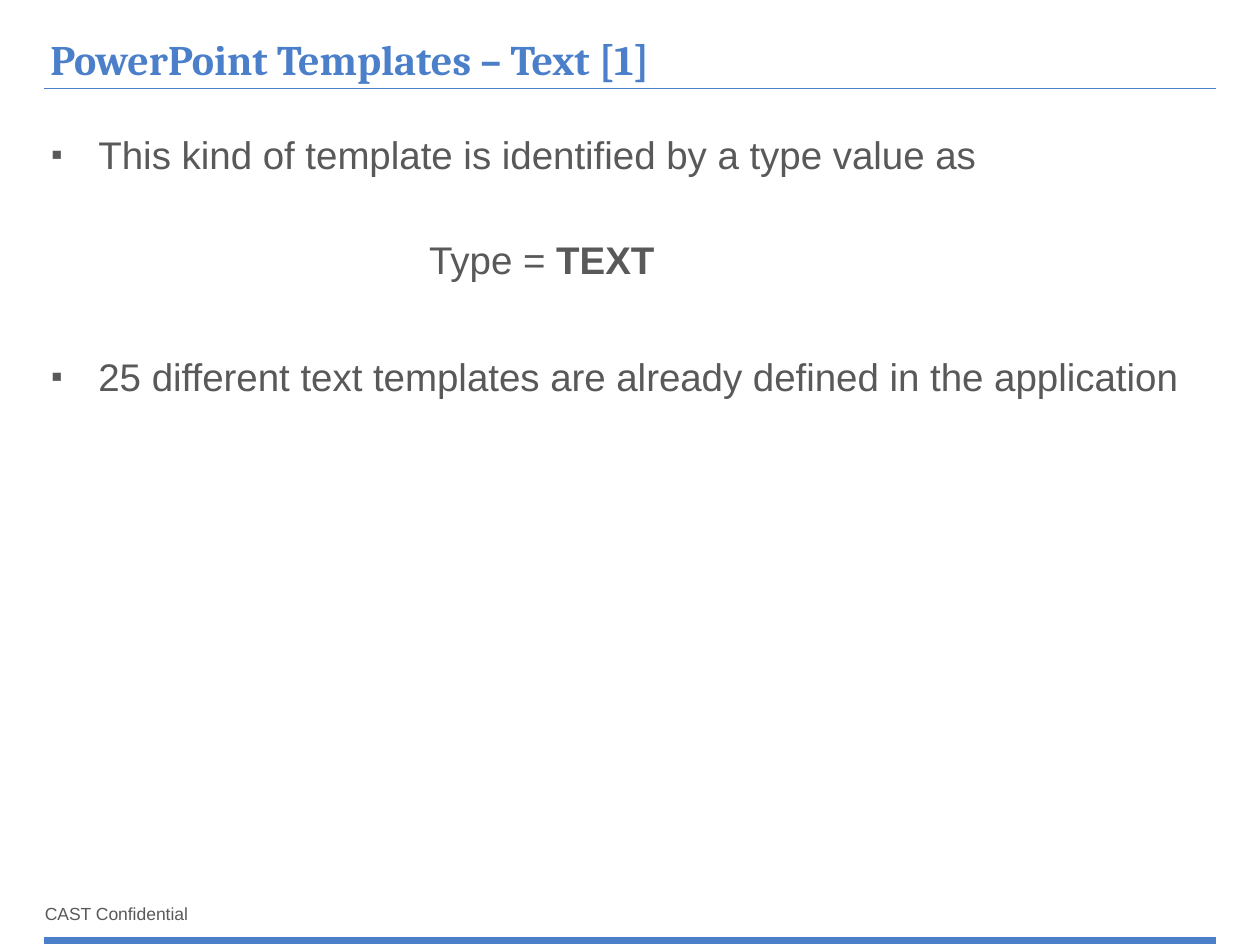
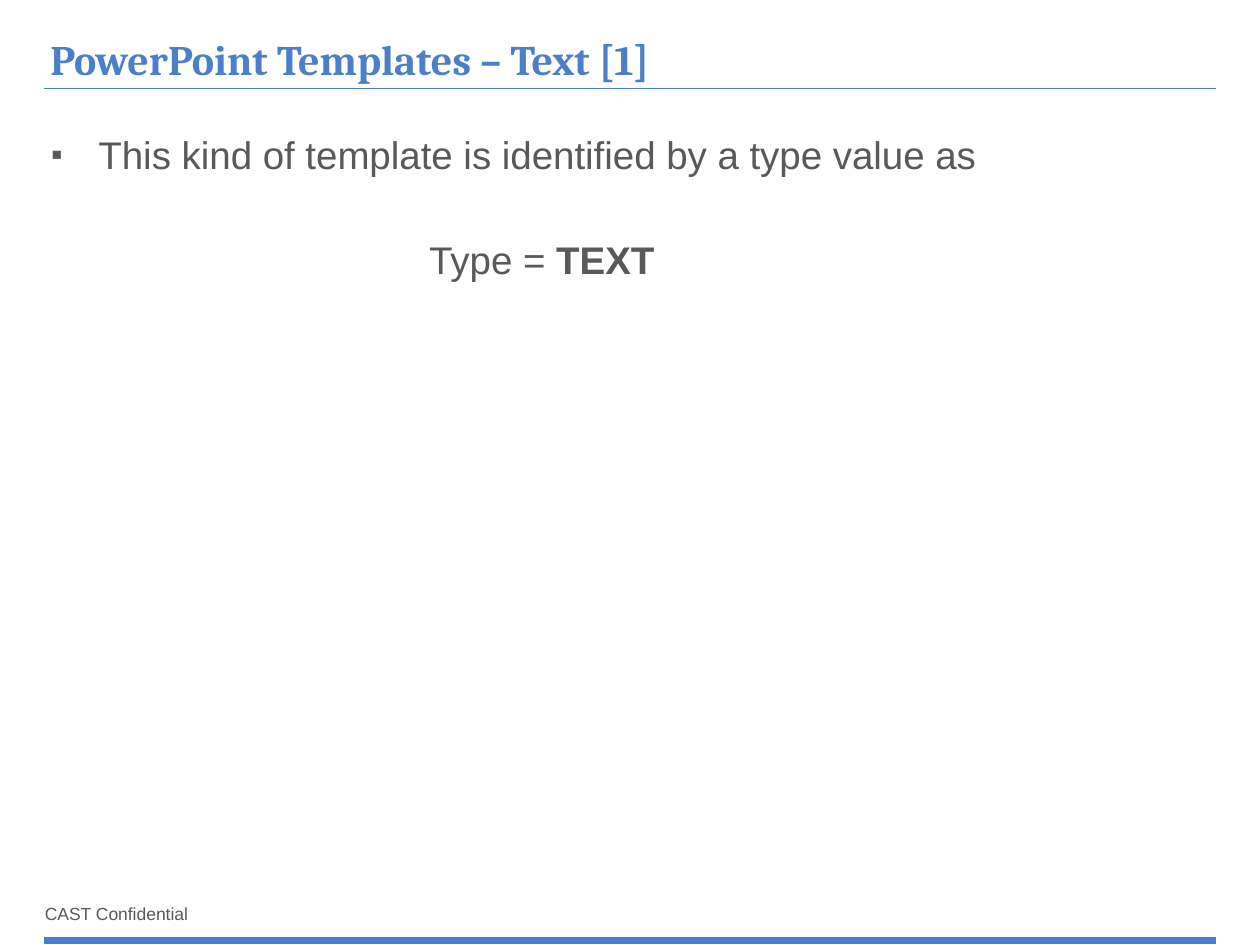
Before and after one commit to CAST-projects/ReportGenerator, a slide deck: slide 9 of CastReporting.Reporting/TemplatesFiles/1- Powerpoint-components-library.pptx. Drawn at 1260x945 pixels with LibreOffice and Linux fonts; fonts in the diff are those of the drawing; background and template pictures are left out. Boxes give left, top, right and bottom in pixels: in the first picture for what was removed or moved away, otherwise in the second. Text is boxed around its words. In the diff, an @@ line names an element or a change of style, - is before the commit and + after.

Commit message:
REPORTGEN-152 : update library templates

```diff
--- a/CastReporting.Reporting/TemplatesFiles/1- Powerpoint-components-library.pptx
+++ b/CastReporting.Reporting/TemplatesFiles/1- Powerpoint-components-library.pptx
@@ text at [98,363,1178,398]: paragraph removed @@
-▪ 25 different text templates are already defined in the application
```
Also in this commit, not shown: 4 other slides changed, 1 slide added, 2 other files.
